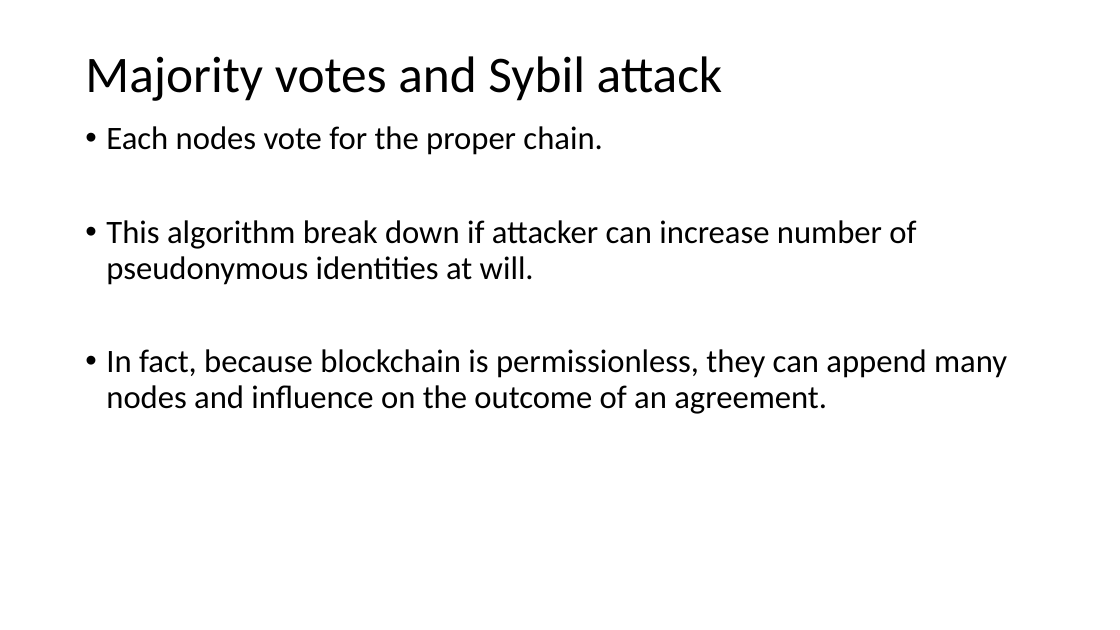
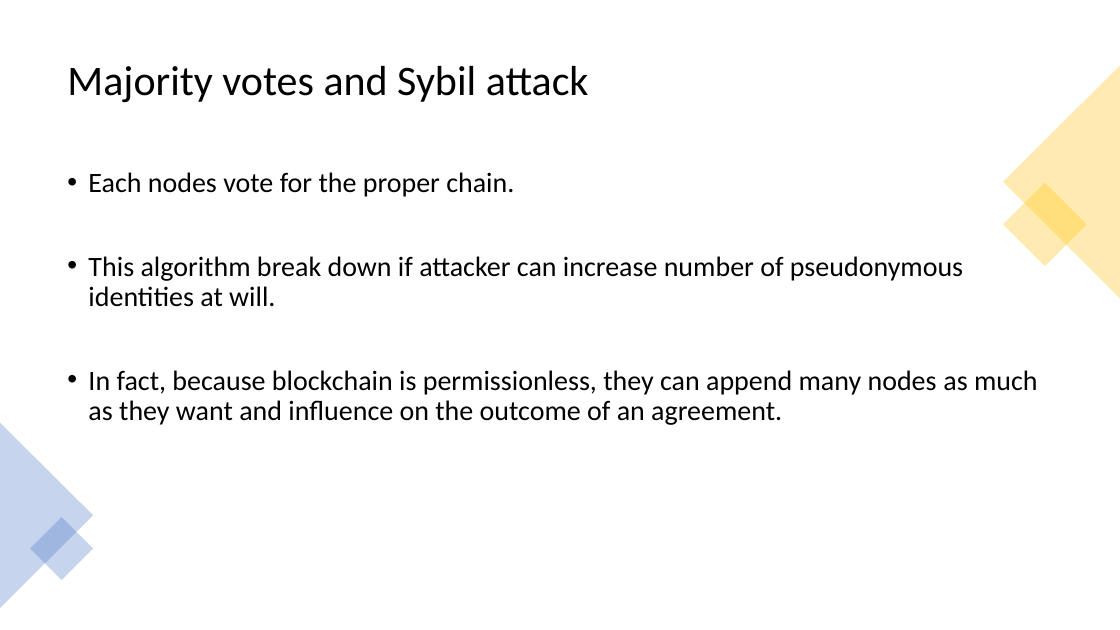
Before and after one commit to hikasenworkspace/stock_study, a slide deck: slide 17 of blockchain/bitcoin.pptx (slide 13 before the commit). Drawn at 1120x630 pixels with LibreOffice and Linux fonts; fonts in the diff are those of the drawing. Boxes give left, top, right and bottom in pixels: in the first picture for what was removed or moved away, otherwise in the second. Text is boxed around its words. In the diff, an @@ line names an element or a change of style, - is before the commit and + after.

```diff
--- a/blockchain/bitcoin.pptx
+++ b/blockchain/bitcoin.pptx
@@ title "Majority votes and Sybil attack": place and size @@
-title "Majority votes and Sybil attack" at [85,56,723,101]
+title "Majority votes and Sybil attack" at [67,66,589,103]
@@ title "Majority votes and Sybil attack" at [67,66,589,103]: size 44 to 36 pt @@
@@ triangle added at [1003,66,1120,298], fill #FFC000 at 30% opacity @@
@@ text "Each nodes vote for the ...": place and size @@
-text "Each nodes vote for the ..." at [106,126,1007,414]
+text "Each nodes vote for the ..." at [88,172,1038,425]
@@ text at [88,172,963,307]: size 28 to 24 pt in "Each nodes vote for the proper chain.", "This algorithm break down if attacker can ..." @@
@@ rectangle added at [1003,183,1088,267], fill #FFC000 at 30% opacity @@
@@ text at [88,370,1038,425]: text changed; size 28 to 24 pt @@
-• In fact, because blockchain is permissionless, they can append many nodes and influence on the outcome of an agreement.
+• In fact, because blockchain is permissionless, they can append many nodes as much as they want and influence on the outcome of an agreement.
@@ triangle added at [0,423,93,608], fill #4472C4 at 30% opacity @@
@@ rectangle added at [30,517,93,580], fill #4472C4 at 30% opacity @@
```
Also in this commit, not shown: 7 other slides changed, 4 slides added, 2 other files.
